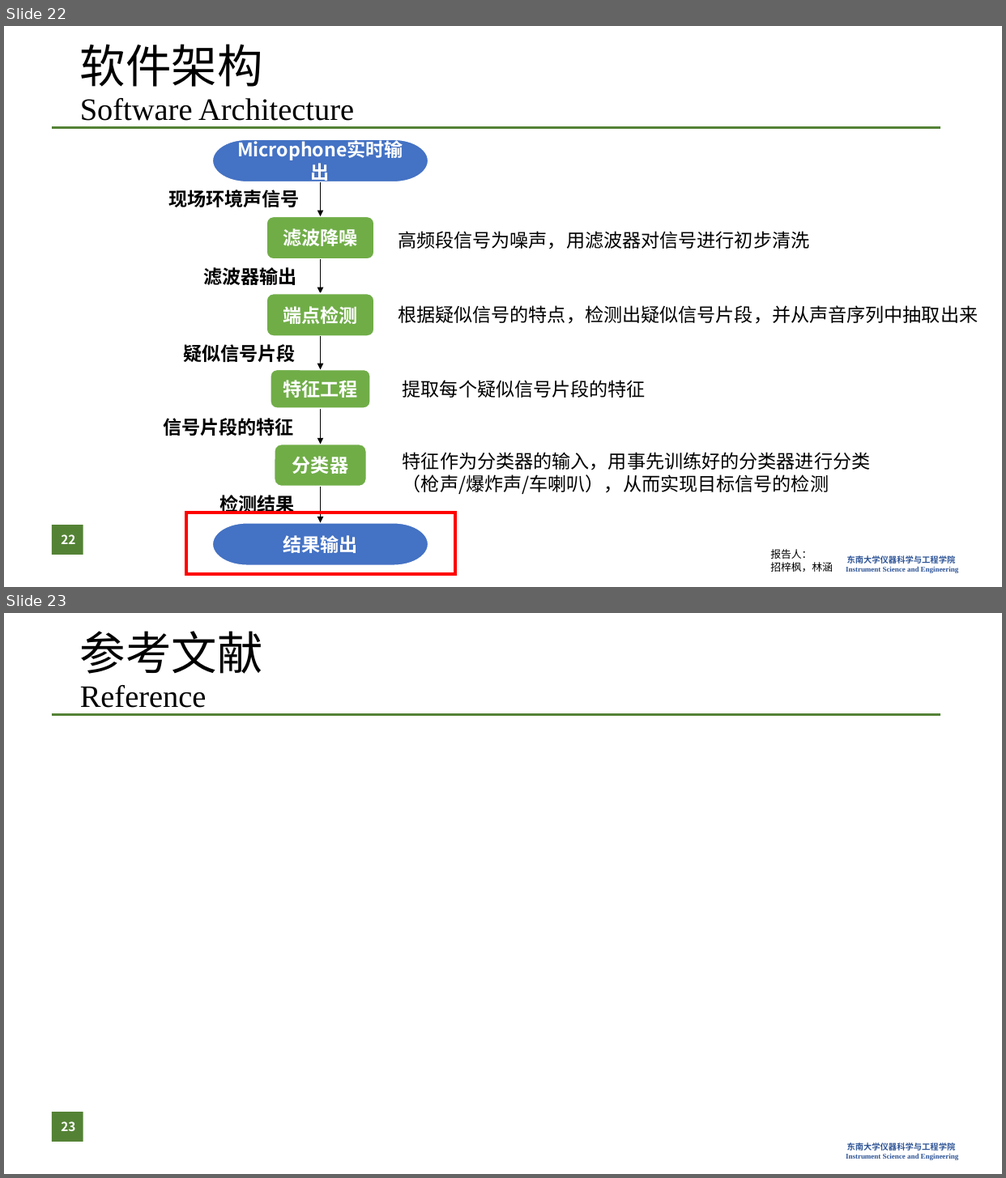
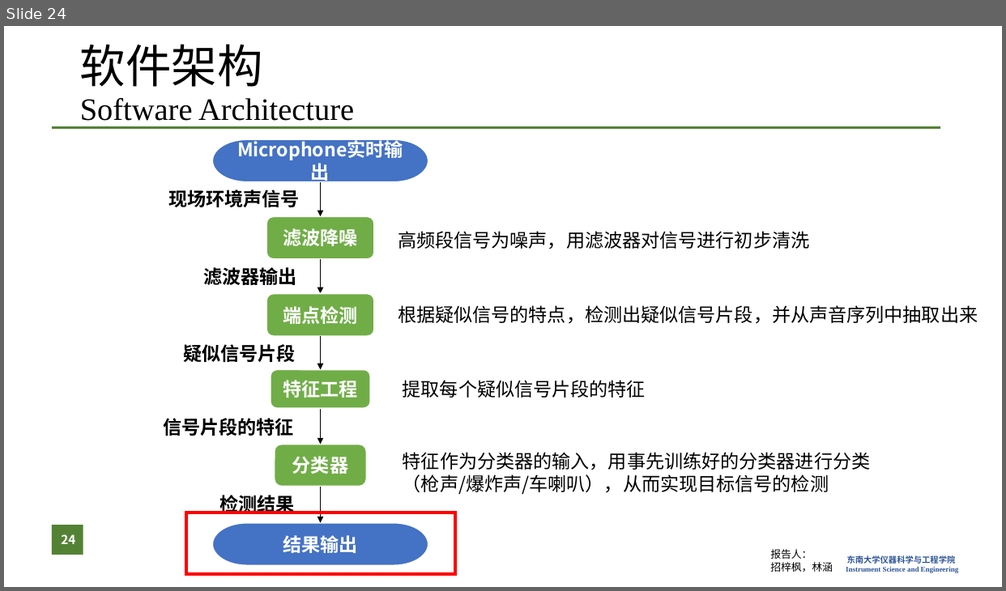
Before and after one commit to zzFon/Gun-Shot-Detection-and-Positioning_Matlab, a slide deck: Presentation.pptx. Shown one above the other, each under a label of ours: slides 22 and 23 before the commit, slide 24 after it. The pictures are 1006x1178 and 1006x591 pixels, drawn with LibreOffice and Linux fonts; fonts in the diff are those of the drawing; background and template pictures are left out. Boxes give left, top, right and bottom in pixels: in the first picture for what was removed or moved away, otherwise in the second. Text is boxed around its words. In the diff, an @@ line names an element or a change of style, - is before the commit and + after.

```diff
--- a/Presentation.pptx
+++ b/Presentation.pptx
@@ slide 23 removed at [4,613,1002,1174], background #FFFFFF; not listed: 2 template elements that a slide beside it also shows @@
@@ title removed at [80,631,263,708] @@
-参考文献
-Reference
@@ page number removed at [52,1112,83,1142] @@
-23
@@ what was slide 22 is now slide 24 @@
@@ page number at [61,535,75,544]: text changed @@
-22
+24
```
Also in this commit, not shown: 2 slides changed, 4 slides added, 1 other slide removed, 14 other files.
